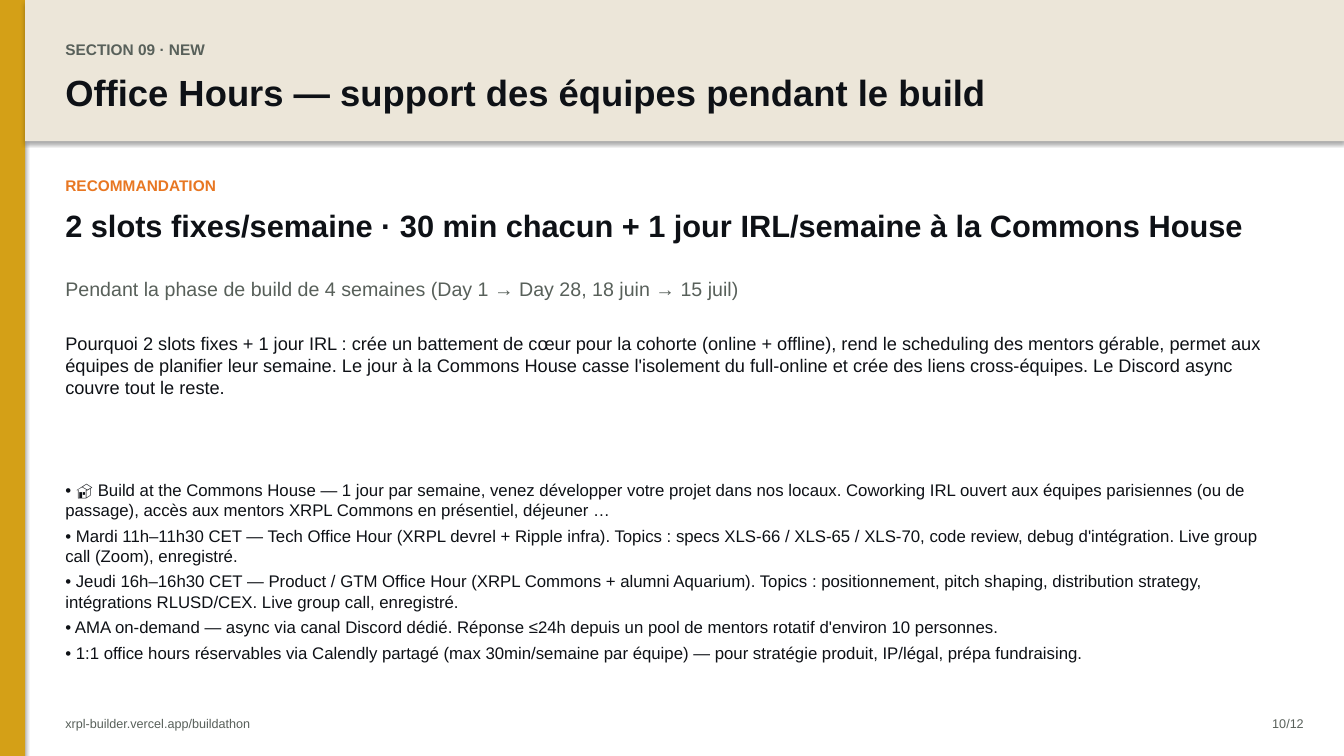
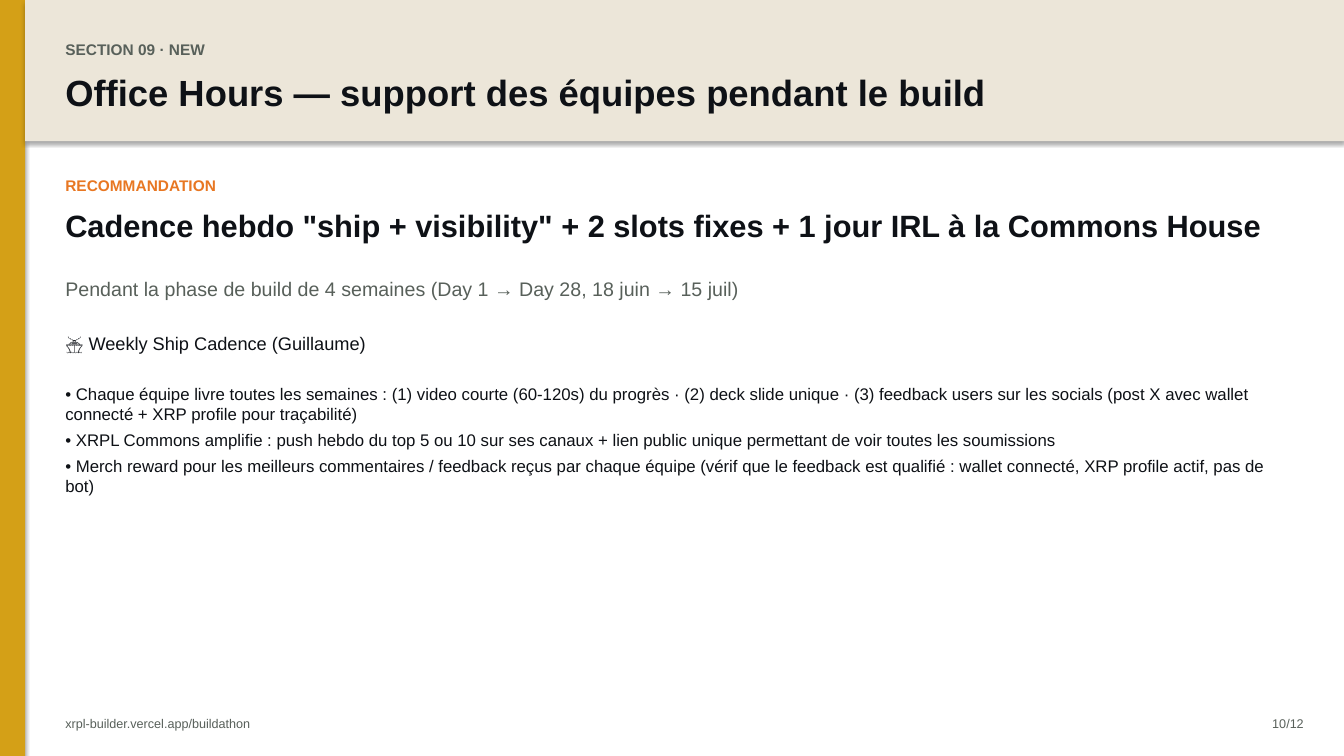
Before and after one commit to AurelienBg/xrpl-builder, a slide deck: slide 11 of buildathon-deck.pptx. Drawn at 1344x756 pixels with LibreOffice and Linux fonts; fonts in the diff are those of the drawing. Boxes give left, top, right and bottom in pixels: in the first picture for what was removed or moved away, otherwise in the second. Text is boxed around its words. In the diff, an @@ line names an element or a change of style, - is before the commit and + after.

Commit message:
feat(buildathon): apply comité decisions May 13, 2026
Major refactor across Sections 00, 01, 04, 05, 11, 12 + regenerate .pptx decks.

Section 01 (Name):
- Main proposal: "Buildathon 30^x" (was "Building zone")
- "Building zone" removed entirely from the alternatives
- "Buildathon 30x30" removed (became 30^x as main)
- Remaining alternatives: Buildathon (generic) · ChallengeX

Section 04 (Registry):
- Added realistic ambition target to green banner: "a few hundred to ~1000 users" per project on mainnet by day 30
- Decision attribution: committee May 13, 2026

Section 05 (Prizes) — full refonte:
- Pool $100k (was $30k) · 2026 annual budget
- Hybrid structure (3 brackets):
  - 5 major milestone-grants $10k each = $50k (structure: $3k upfront + $3k at M1 / 3mo + $4k at M2 / 6mo)
  - Up to 100 small prizes × €500 = $50k (no hard cap, pool-bounded)
  - Aquarium access for the 1st major prize (perk, no extra cash)
- Live-traction gate maintained (mainnet + on-chain via SourceTag day 30)
- Old "Pool $30k volume-gated" structure preserved in Alternatives

Section 00 (Synthesis):
- New green block "Parcours XRPL Commons" placing the Buildathon in context:
  Academy (academy.xrpl-commons.org) → Buildathon 30^x → Aquarium → Startup Studio (coming soon)
- Content produced during the Buildathon feeds back into the Academy
- Perpetual Hackathon flagged as distinct future project (not 2026 edition)

Section 11 (Inspiration):
- Solana Colosseum row enriched with Eternal (perpetual variant) sub-mention
- Frontier and Eternal both listed as inspiring models for XRPL Commons

Section 12 (Variant 1):
- Completely rewritten with comité-decided parameters:
  - Buildathon 30^x · Hybrid milestone-grants + XRPL Commons journey
  - $100k pool · 1 FTE · low overhead (~$120-150k all-in 1st edition)
  - Open (not curated) · target a few hundred → 1000 users
  - Weekly ship cadence + Commons amplification + IRL Commons House
  - Path integration: content → Academy, top 1 → Aquarium, suite → Startup Studio
- Variants 2 (Colosseum-pure) and 3 (Builders Cohort) preserved as alternatives

Decks regenerated:
- buildathon-deck.pptx (FR)
- buildathon-deck-en.pptx (EN)

FR + EN mirrored everywhere.

```diff
--- a/buildathon-deck.pptx
+++ b/buildathon-deck.pptx
@@ text at [65, 214, 1261, 242]: text changed @@
-2 slots fixes/semaine · 30 min chacun + 1 jour IRL/semaine à la Commons House
+Cadence hebdo "ship + visibility" + 2 slots fixes + 1 jour IRL à la Commons House
@@ text at [89, 336, 366, 354]: text changed @@
-Pourquoi 2 slots fixes + 1 jour IRL : crée un battement de cœur pour la cohorte (online + offline), rend le scheduling des mentors gérable, permet aux équipes de planifier leur semaine. Le jour à la Commons House casse l'isolement du full-online et crée des liens cross-équipes. Le Discord async couvre tout le reste.
+🚢 Weekly Ship Cadence (Guillaume)
@@ text at [65, 387, 1264, 496]: text changed @@
-• 🏠 Build at the Commons House — 1 jour par semaine, venez développer votre projet dans nos locaux. Coworking IRL ouvert aux équipes parisiennes (ou de passage), accès aux mentors XRPL Commons en présentiel, déjeuner …
-• Mardi 11h–11h30 CET — Tech Office Hour (XRPL devrel + Ripple infra). Topics : specs XLS-66 / XLS-65 / XLS-70, code review, debug d'intégration. Live group call (Zoom), enregistré.
-• Jeudi 16h–16h30 CET — Product / GTM Office Hour (XRPL Commons + alumni Aquarium). Topics : positionnement, pitch shaping, distribution strategy, intégrations RLUSD/CEX. Live group call, enregistré.
-• AMA on-demand — async via canal Discord dédié. Réponse ≤24h depuis un pool de mentors rotatif d'environ 10 personnes.
-• 1:1 office hours réservables via Calendly partagé (max 30min/semaine par équipe) — pour stratégie produit, IP/légal, prépa fundraising.
+• Chaque équipe livre toutes les semaines : (1) video courte (60-120s) du progrès · (2) deck slide unique · (3) feedback users sur les socials (post X avec wallet connecté + XRP profile pour traçabilité)
+• XRPL Commons amplifie : push hebdo du top 5 ou 10 sur ses canaux + lien public unique permettant de voir toutes les soumissions
+• Merch reward pour les meilleurs commentaires / feedback reçus par chaque équipe (vérif que le feedback est qualifié : wallet connecté, XRP profile actif, pas de bot)
```
Also in this commit, not shown: 4 other slides changed, 3 other files.
